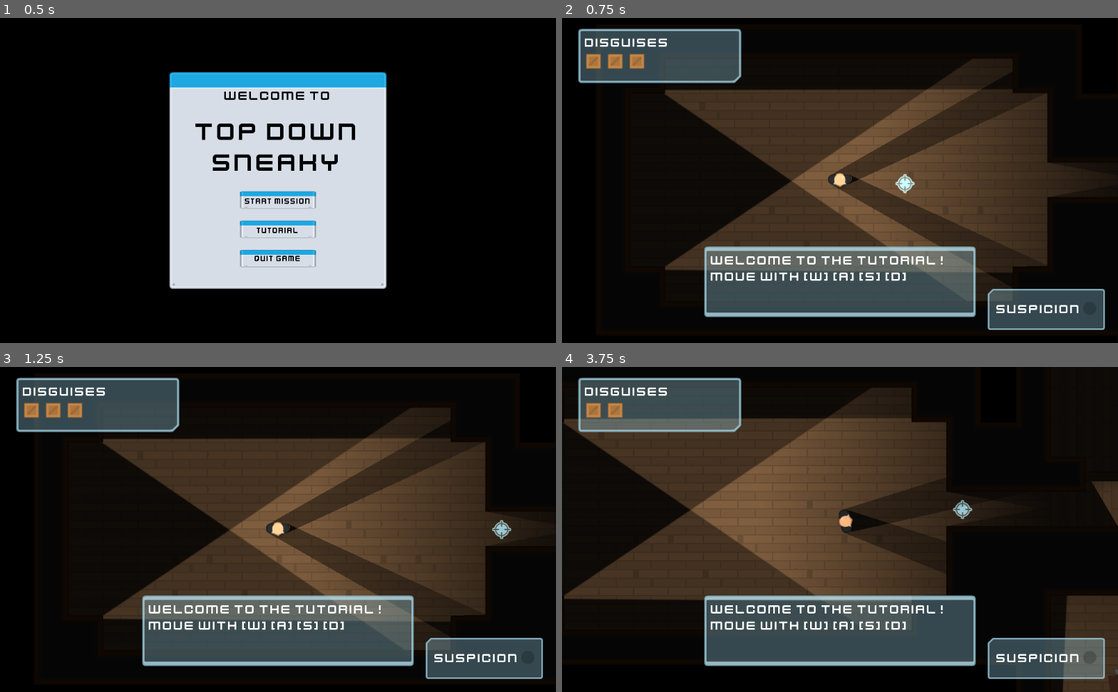
Above: before the commit, frames 1-4 (two rows, left to right).
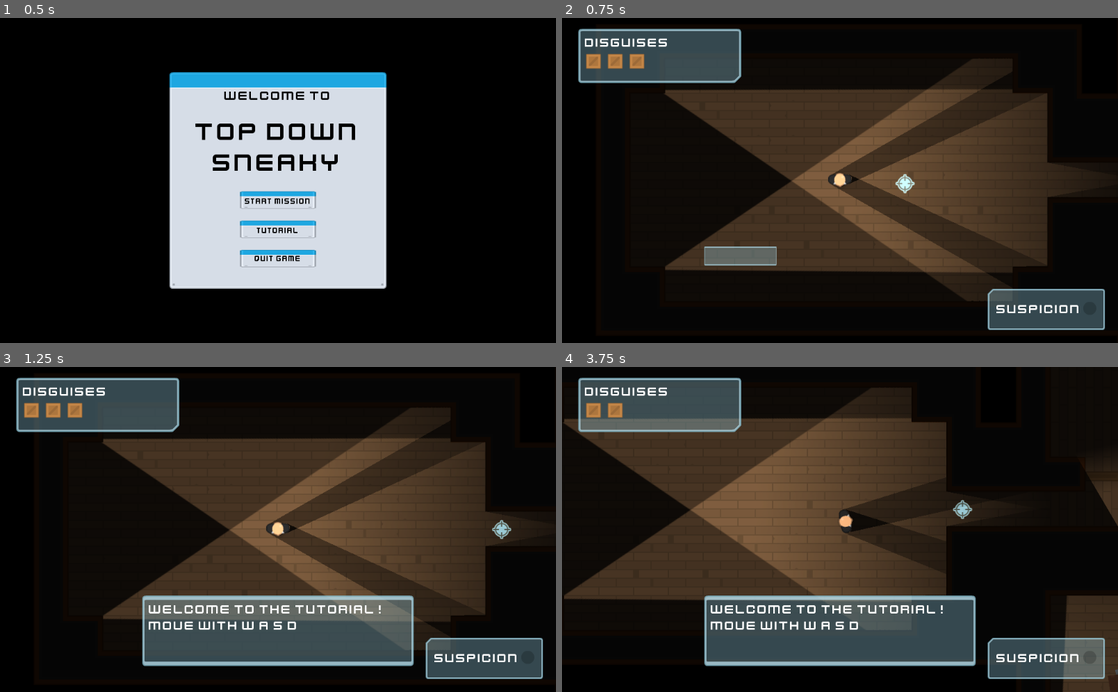
Above: after the commit, the same moments.

Repository: kleimaj/top-down-sneaky
Game: Godot game, scene res://Levels/Lobby.tscn
Two runs of this game, one before a commit and one after it. Both use one fixed random seed, a clock stepped at 60 frames per second and the inputs below.
Inputs (mouse positions are in pixels of both pictures, inside the frame that each line leads up to):
- Up to frame 1 (0.5 s): no input
- Up to frame 2 (0.75 s): click "Tutorial" at 0.5 s
- Up to frame 3 (1.25 s): no input
- Up to frame 4 (3.75 s): move the mouse to (962, 513) at 1.27 s; hold D (move_right) 1.28-2.03 s; tap Space (fire) at 1.35, 2.85 s; click (962, 513) at 1.42 s; move the mouse to (728, 545) at 2.02 s; hold S (move_down) 2.03-2.78 s; tap E (toggle_disguise) at 2.1, 3.6 s; move the mouse to (895, 458) at 2.77 s; hold D (move_right) 2.78-3.53 s; move the mouse to (1112, 474) at 3.52 s; hold W (move_up) from 3.53 s (still down); click (1112, 474) at 3.67 s

Frame 1 is identical in both runs. In frame 2, 10% of the frame differs, in the area x 25-75%, y 70-93%; in frame 3, 0.3%; in frame 4, 0.5%.

Commit message:
adds polish

Diff:
--- a/Interface/SuspicionMeter.gd
+++ b/Interface/SuspicionMeter.gd
@@ -11,7 +11,7 @@
 func player_seen():
 	value += step * suspicion_multiplier
 	if value == max_value:
-		end_game()
+		get_tree().change_scene("res://Levels/Failed.tscn")
 
 func end_game():
 	get_tree().quit()
--- a/Interface/TutorialGUI.tscn
+++ b/Interface/TutorialGUI.tscn
@@ -1,7 +1,36 @@
-[gd_scene load_steps=3 format=2]
+[gd_scene load_steps=4 format=2]
 
 [ext_resource path="res://GFX/Interface/PNG/glassPanel_projection.png" type="Texture" id=1]
 [ext_resource path="res://Interface/Theme.tres" type="Theme" id=2]
+
+[sub_resource type="Animation" id=1]
+resource_name = "MessageChange"
+length = 0.5
+step = 0.05
+tracks/0/type = "value"
+tracks/0/path = NodePath("Control/NinePatchRect/Label:visible")
+tracks/0/interp = 1
+tracks/0/loop_wrap = true
+tracks/0/imported = false
+tracks/0/enabled = true
+tracks/0/keys = {
+"times": PoolRealArray( 0, 0.45 ),
+"transitions": PoolRealArray( 1, 1 ),
+"update": 1,
+"values": [ false, true ]
+}
+tracks/1/type = "value"
+tracks/1/path = NodePath("Control/NinePatchRect:rect_scale")
+tracks/1/interp = 1
+tracks/1/loop_wrap = true
+tracks/1/imported = false
+tracks/1/enabled = true
+tracks/1/keys = {
+"times": PoolRealArray( 0, 0.25, 0.45 ),
+"transitions": PoolRealArray( 1, 1, 1 ),
+"update": 0,
+"values": [ Vector2( 1, 1 ), Vector2( 0, 0 ), Vector2( 1, 1 ) ]
+}
 
 [node name="TutorialGUI" type="CanvasLayer"]
 
@@ -49,3 +78,6 @@
 __meta__ = {
 "_edit_use_anchors_": false
 }
+
+[node name="AnimationPlayer" type="AnimationPlayer" parent="."]
+anims/MessageChange = SubResource( 1 )
--- /dev/null
+++ b/Levels/Failed.tscn
@@ -0,0 +1,20 @@
+[gd_scene load_steps=2 format=2]
+
+[ext_resource path="res://Levels/Victory.tscn" type="PackedScene" id=1]
+
+[node name="Failed" instance=ExtResource( 1 )]
+
+[node name="Background" parent="CenterContainer" index="0"]
+margin_top = 99.0
+margin_bottom = 499.0
+
+[node name="Label" parent="CenterContainer/Background/VBoxContainer" index="0"]
+text = "You Were Caught!"
+
+[node name="Label2" parent="CenterContainer/Background/VBoxContainer" index="1"]
+margin_bottom = 164.0
+text = "Mission Failed"
+
+[node name="CenterContainer" parent="CenterContainer/Background/VBoxContainer" index="2"]
+margin_top = 190.0
+margin_bottom = 330.0
--- a/Levels/Level1.tscn
+++ b/Levels/Level1.tscn
@@ -73,24 +73,30 @@
 [node name="Door" parent="Doors" index="0" instance=ExtResource( 4 )]
 position = Vector2( 352.398, 288.325 )
 
-[node name="Door4" parent="Doors" index="1" instance=ExtResource( 4 )]
+[node name="Door3" parent="Doors" index="1" instance=ExtResource( 4 )]
+position = Vector2( 220.549, -32.4061 )
+rotation = 1.5708
+
+[node name="Door4" parent="Doors" index="2" instance=ExtResource( 4 )]
 position = Vector2( 1376.71, 31.3015 )
 
-[node name="Door5" parent="Doors" index="2" instance=ExtResource( 4 )]
+[node name="Door5" parent="Doors" index="3" instance=ExtResource( 4 )]
 position = Vector2( 415.344, -158.481 )
 
-[node name="Door6" parent="Doors" index="3" instance=ExtResource( 4 )]
+[node name="Door6" parent="Doors" index="4" instance=ExtResource( 4 )]
 position = Vector2( 927.867, -158.481 )
 
-[node name="Door2" parent="Doors" index="4" instance=ExtResource( 4 )]
+[node name="Door2" parent="Doors" index="5" instance=ExtResource( 4 )]
 position = Vector2( 480.91, 479.833 )
 rotation = 1.5708
 
 [node name="LockedDoor" parent="LockedDoors" index="0" instance=ExtResource( 5 )]
-position = Vector2( 224.587, -32.038 )
+visible = false
+position = Vector2( -38.2276, 34.5576 )
 rotation = 1.5708
 
 [node name="Computer" parent="Computers" index="0" instance=ExtResource( 6 )]
+visible = false
 position = Vector2( -31.4904, 32.5486 )
 lock_group = "1"
 
--- a/Levels/Tutorial.gd
+++ b/Levels/Tutorial.gd
@@ -10,6 +10,7 @@
 	$Tween.interpolate_property(pointer, "position", pointer.position, place.position, 0.5, Tween.TRANS_SINE, Tween.EASE_IN_OUT)
 	$Tween.start()
 	$MessageSound.play()
+	$TutorialGUI/AnimationPlayer.play("MessageChange")
 	$TutorialGUI/Control/NinePatchRect/Label.text = message.message
 
 func _on_MoveObjective_body_entered(body):
@@ -21,6 +22,7 @@
 
 
 func _on_NightVisionObjective_body_entered(body):
+	get_tree().call_group("Interface", "DARK_mode")
 	update_pointer_position(3)
 
 
--- a/Levels/Tutorial.tscn
+++ b/Levels/Tutorial.tscn
@@ -71,6 +71,7 @@
 offset = Vector2( 300, 0 )
 energy = 0.5
 shadow_enabled = true
+shadow_item_cull_mask = 0
 
 [node name="ObjectiveAreas" type="Node" parent="." index="16"]
 
@@ -117,7 +118,7 @@
 [node name="ObjectiveMessages" type="Node" parent="." index="17"]
 
 [node name="WelcomeMessage" parent="ObjectiveMessages" index="0" instance=ExtResource( 9 )]
-message = "Welcome to the Tutorial! Move with [W] [A] [S] [D]"
+message = "Welcome to the Tutorial! Move with W A S D"
 
 [node name="DoorMessage" parent="ObjectiveMessages" index="1" instance=ExtResource( 9 )]
 message = "Stand close to the door, and click on the door to open it!"
--- a/Levels/Victory.tscn
+++ b/Levels/Victory.tscn
@@ -3,10 +3,6 @@
 [ext_resource path="res://Levels/Lobby.tscn" type="PackedScene" id=1]
 
 [node name="Victory" instance=ExtResource( 1 )]
-
-[node name="Background" parent="CenterContainer" index="0"]
-margin_top = 100.0
-margin_bottom = 500.0
 
 [node name="Label" parent="CenterContainer/Background/VBoxContainer" index="0"]
 text = "Congratulations!"
